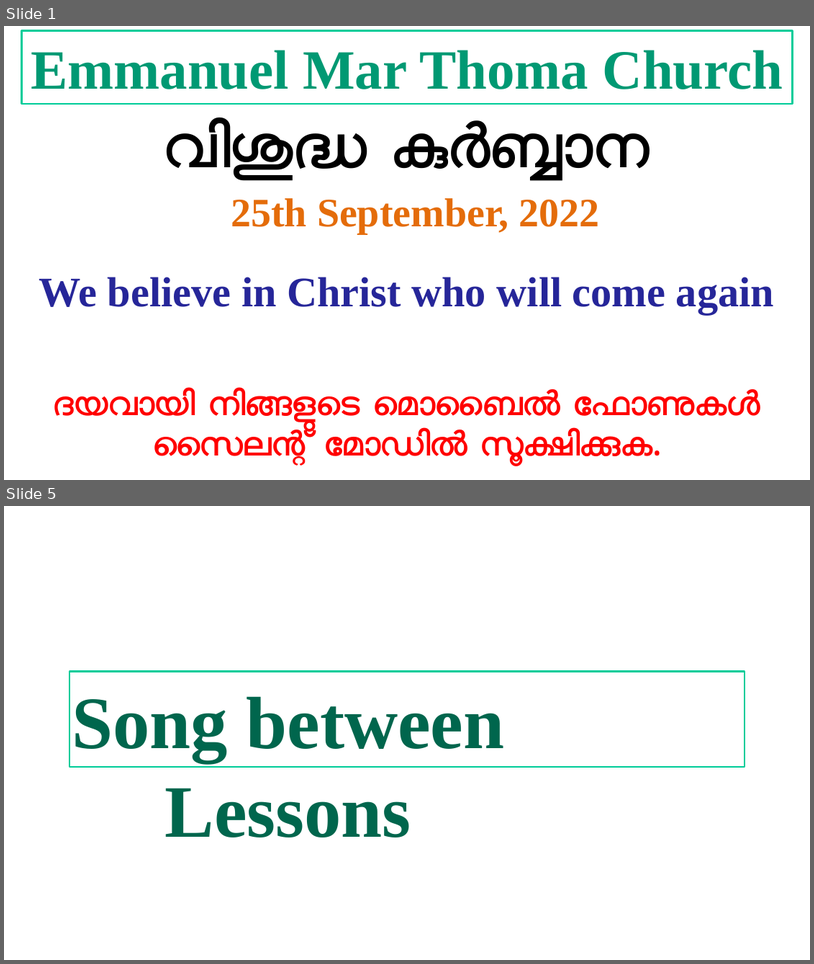
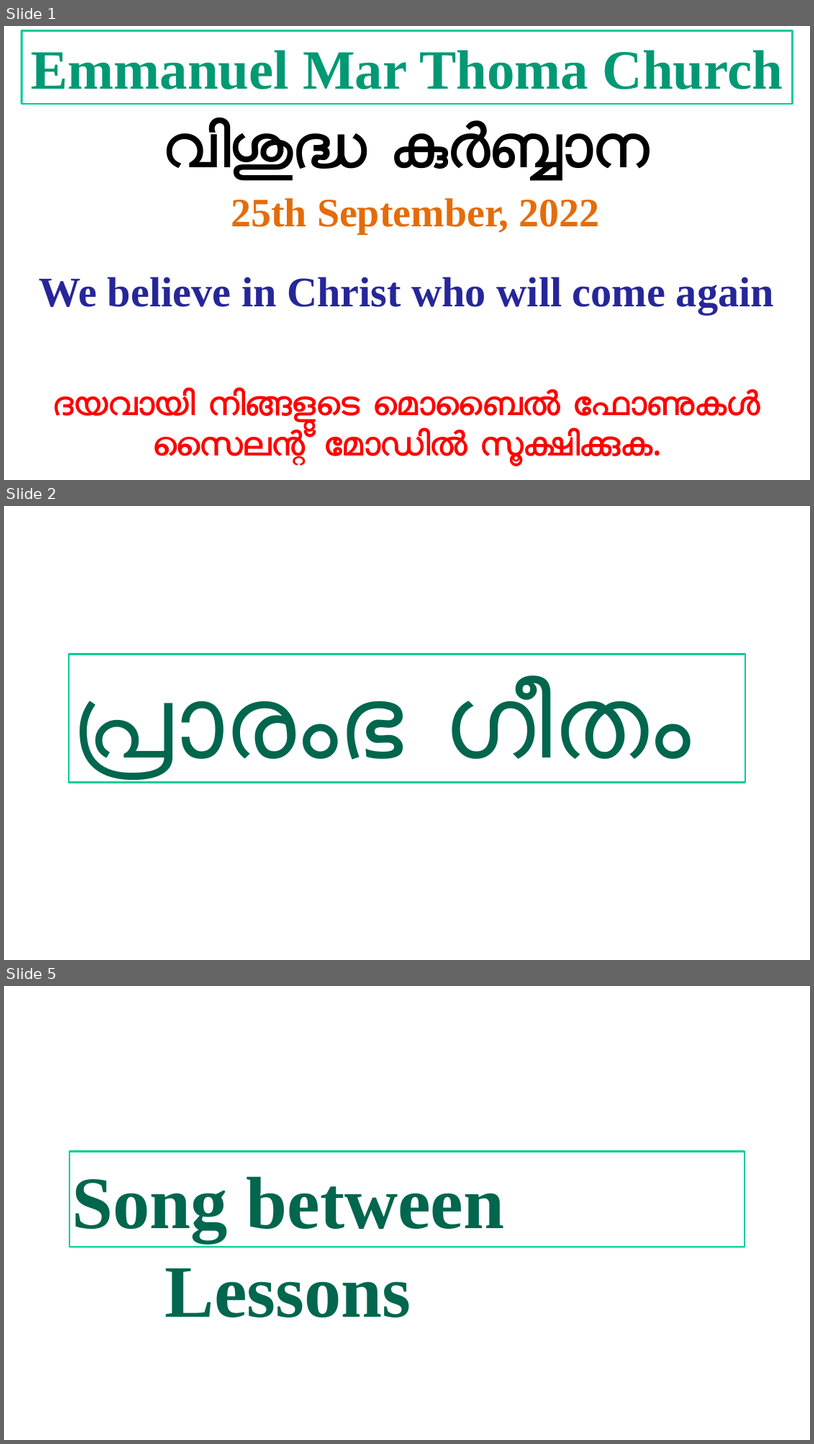
Before and after one commit to gijocode/Church_PPT_Utility, a slide deck: templates/malayalam_service_template.pptx. Shown one above the other, each under a label of ours: slides 1 and 5 before the commit, slides 1, 2 and 5 after it; the slides between them are not shown. The pictures are 814x964 and 814x1444 pixels, drawn with LibreOffice and Linux fonts; fonts in the diff are those of the drawing. Boxes give left, top, right and bottom in pixels: in the first picture for what was removed or moved away, otherwise in the second. Text is boxed around its words. In the diff, an @@ line names an element or a change of style, - is before the commit and + after.

```diff
--- a/templates/malayalam_service_template.pptx
+++ b/templates/malayalam_service_template.pptx
@@ slide 2 added at <box>4,506,810,960</box>, background #FFFFFF @@
@@ rectangle added at <box>69,654,746,782</box>, outline #00CC99 2 pt, 120 pt, text #00664D @@
+പ്രാരംഭ ഗീതം
```
Also in this commit, not shown: 1 slide removed.
